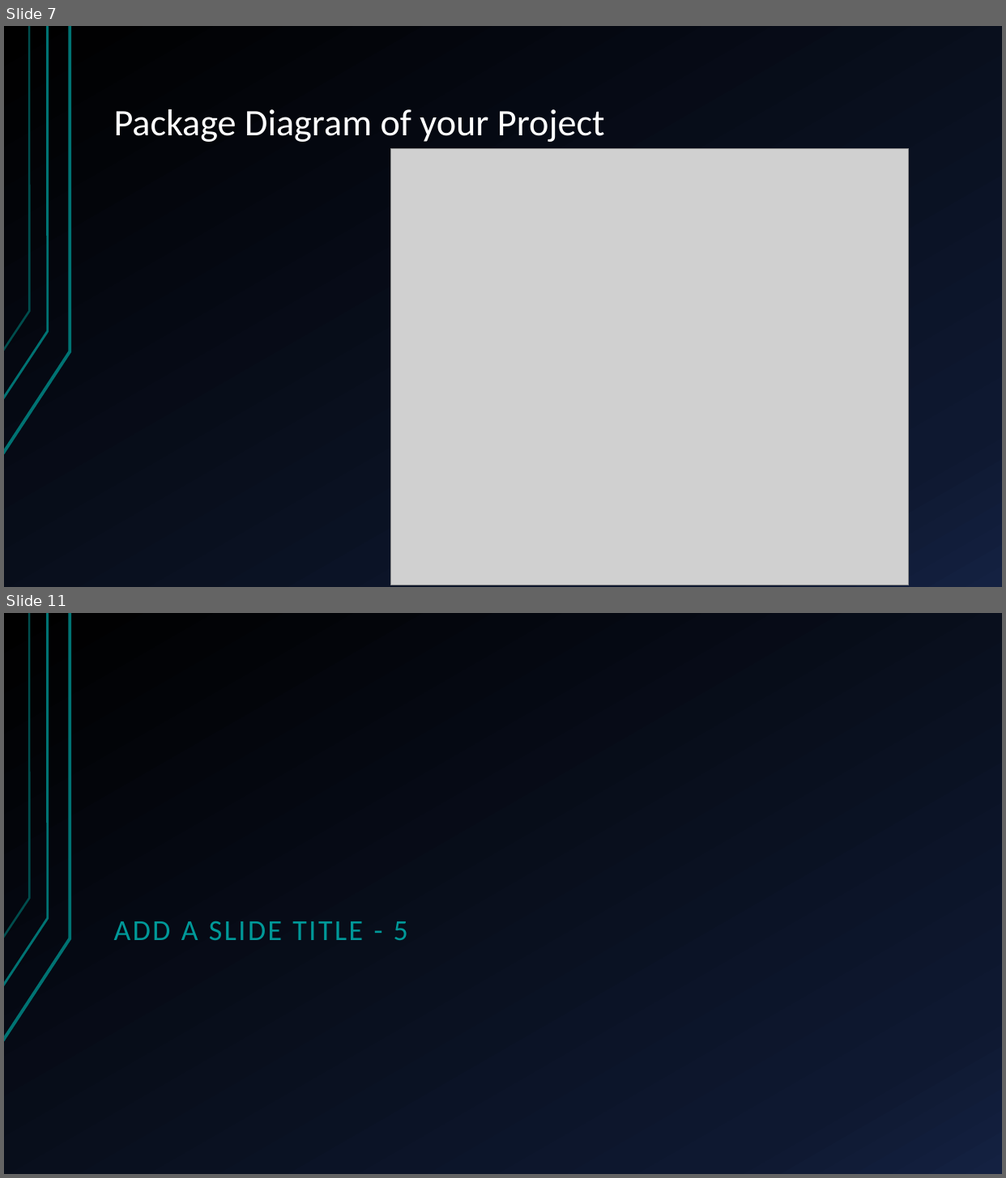
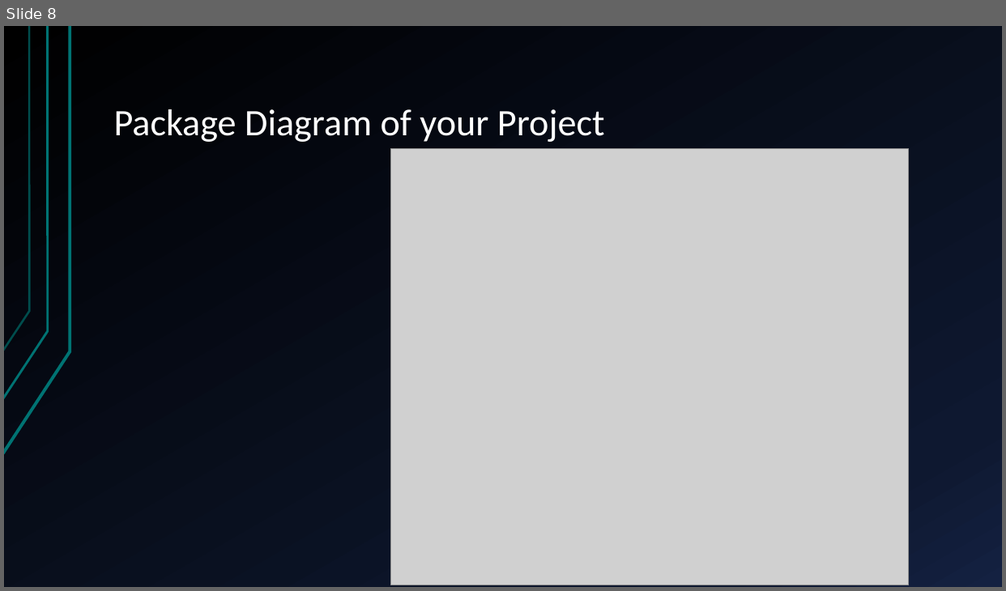
Before and after one commit to tdsa/ticketsalad, a slide deck: Slideshow/Team Hackermen.pptx. Shown one above the other, each under a label of ours: slides 7 and 11 before the commit, slide 8 after it; the slides between them are not shown. The pictures are 1006x1178 and 1006x591 pixels, drawn with LibreOffice and Linux fonts; fonts in the diff are those of the drawing; grey boxes stand for pictures. Boxes give left, top, right and bottom in pixels: in the first picture for what was removed or moved away, otherwise in the second. Text is boxed around its words. In the diff, an @@ line names an element or a change of style, - is before the commit and + after.

```diff
--- a/Slideshow/Team Hackermen.pptx
+++ b/Slideshow/Team Hackermen.pptx
@@ slide 11 removed at (4,613,1002,1174), background gradient #000000 to #0F1931 to #142242; not listed: 3 template elements that a slide beside it also shows @@
@@ title removed at (114,921,408,940) @@
-ADD A SLIDE TITLE - 5
@@ what was slide 7 is now slide 8 @@
```
Also in this commit, not shown: 4 slides changed, 2 slides added, 3 other slides removed.
